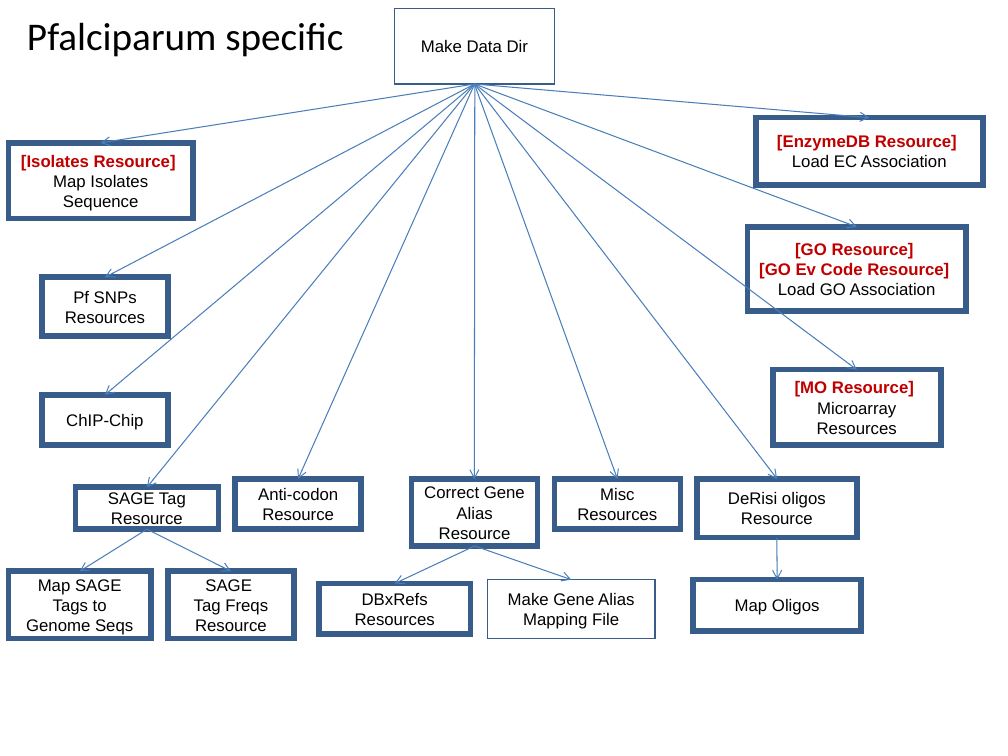
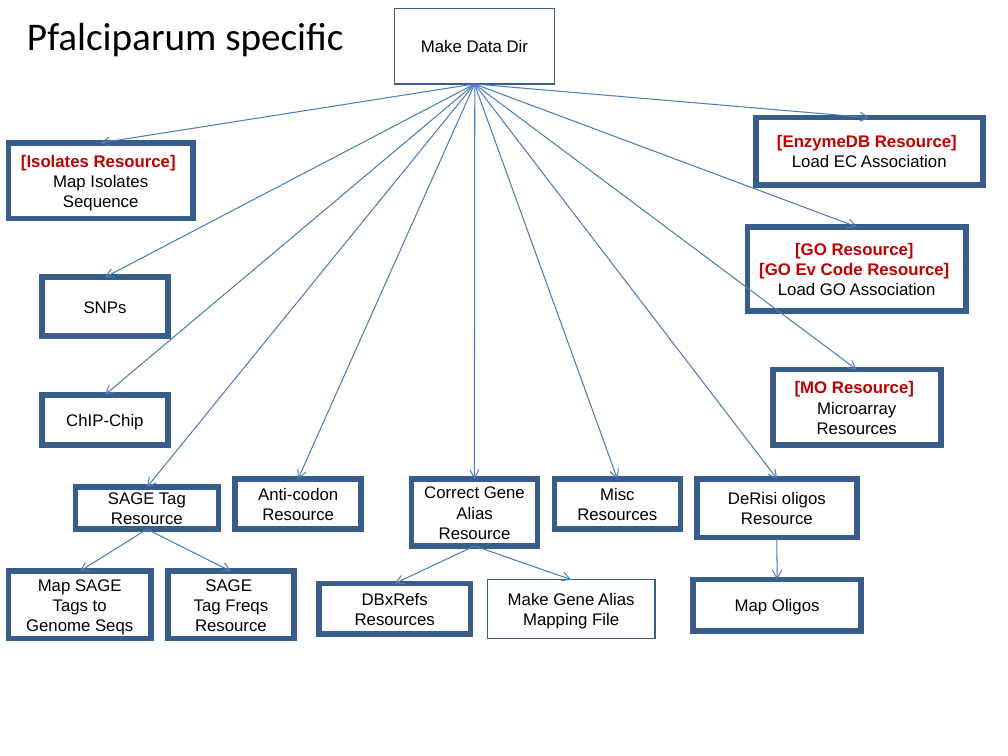
Before and after one commit to VEuPathDB/ApiCommonWorkflow, a slide deck: slide 10 of Main/doc/IntegratedWorkflow.ppt. Drawn at 1008x756 pixels with LibreOffice and Linux fonts; fonts in the diff are those of the drawing. Boxes give left, top, right and bottom in pixels: in the first picture for what was removed or moved away, otherwise in the second. Text is boxed around its words. In the diff, an @@ line names an element or a change of style, - is before the commit and + after.

Commit message:
correct SNPs graph

```diff
--- a/Main/doc/IntegratedWorkflow.ppt
+++ b/Main/doc/IntegratedWorkflow.ppt
@@ text in rectangle at [84, 301, 127, 313]: text changed @@
-Pf SNPs
-Resources
+SNPs
```
Also in this commit, not shown: 3 other slides changed.
